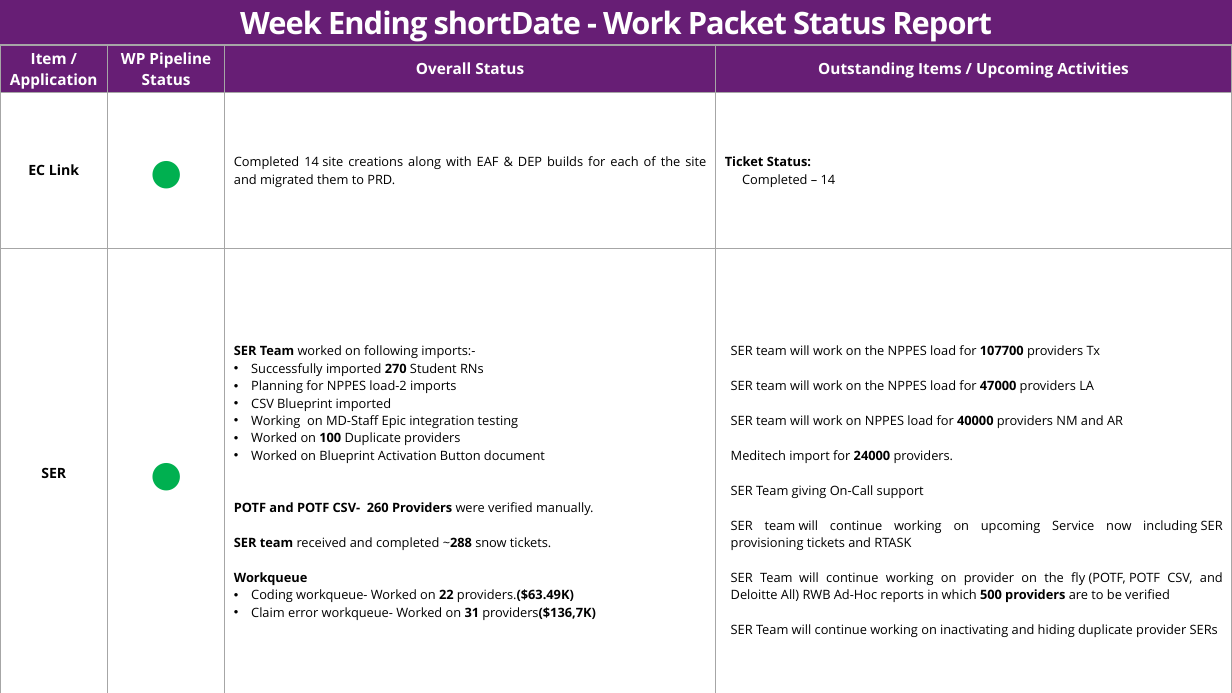
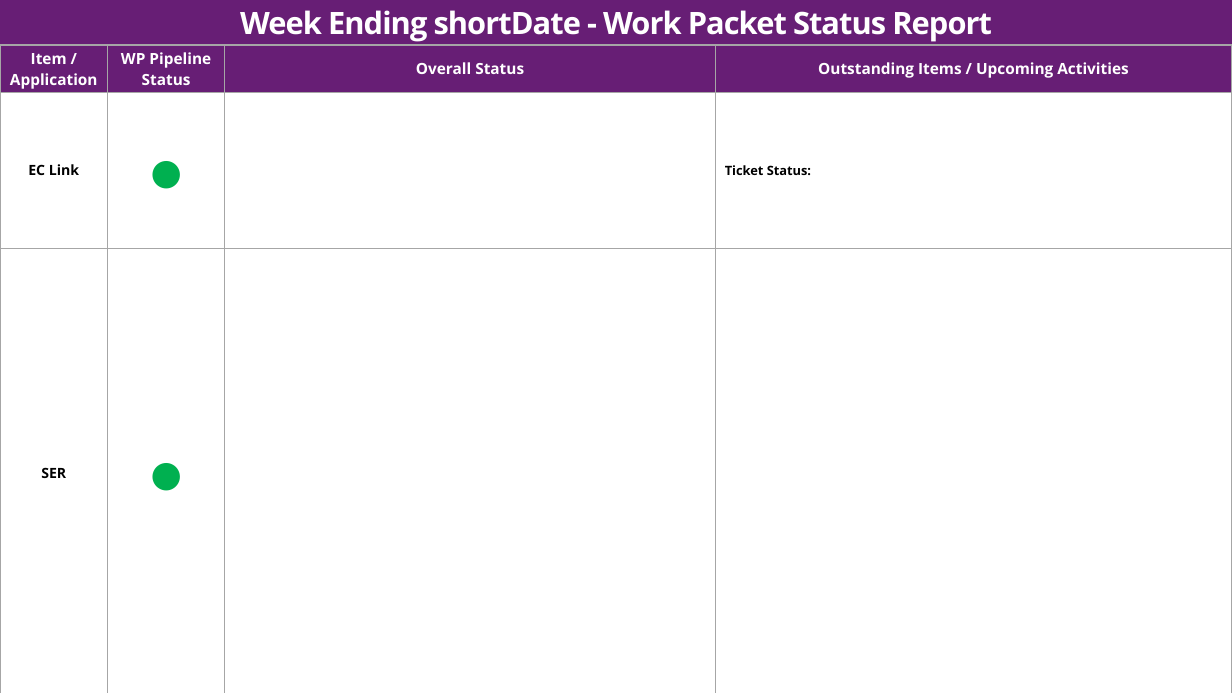
Before and after one commit to akshaya3206/Tracker-WeeklyDeck, a slide deck: slide 2 of WeeklyDeck_Template.pptx (slide 3 before the commit). Drawn at 1232x693 pixels with LibreOffice and Linux fonts; fonts in the diff are those of the drawing; background and template pictures are left out. Boxes give left, top, right and bottom in pixels: in the first picture for what was removed or moved away, otherwise in the second. Text is boxed around its words. In the diff, an @@ line names an element or a change of style, - is before the commit and + after.

```diff
--- a/WeeklyDeck_Template.pptx
+++ b/WeeklyDeck_Template.pptx
@@ table at <box>0,45,1232,693</box> @@
-row 2, column 3: Completed 14 site creations along with EAF & DEP builds for each of the site and migrated them to PRD.
+row 2, column 3: 
-row 2, column 4: Ticket Status: / Completed – 14
+row 2, column 4: Ticket Status:
-row 3, column 3: SER Team worked on following imports:- / Successfully imported 270 Student RNs / Planning for NPPES load-2 imports / CSV Blueprint imported / Working on MD-Staff Epic integration testing / Worked on 100 Duplicate providers / Worked on Blueprint Activation Button document / POTF and POTF CSV- 260 Providers were verified manually. / SER team received and completed ~288 snow tickets. / Workqueue / Coding workqueue- Worked on 22 providers.($63.49K) / Claim error workqueue- Worked on 31 providers($136,7K)
+row 3, column 3: 
-row 3, column 4: SER team will work on the NPPES load for 107700 providers Tx / SER team will work on the NPPES load for 47000 providers LA / SER team will work on NPPES load for 40000 providers NM and AR / Meditech import for 24000 providers. / SER Team giving On-Call support / SER team will continue working on upcoming Service now including SER provisioning tickets and RTASK / SER Team will continue working on provider on the fly (POTF, POTF CSV, and Deloitte All) RWB Ad-Hoc reports in which 500 providers are to be verified / SER Team will continue working on inactivating and hiding duplicate provider SERs
+row 3, column 4: 
```
Also in this commit, not shown: 5 other slides changed, 1 slide removed, 2 other files.
